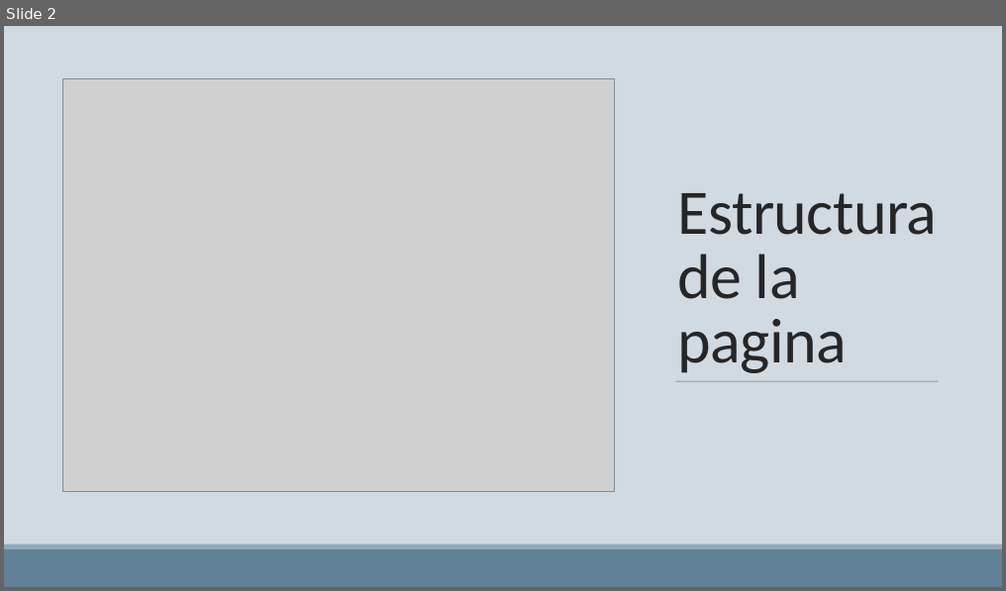
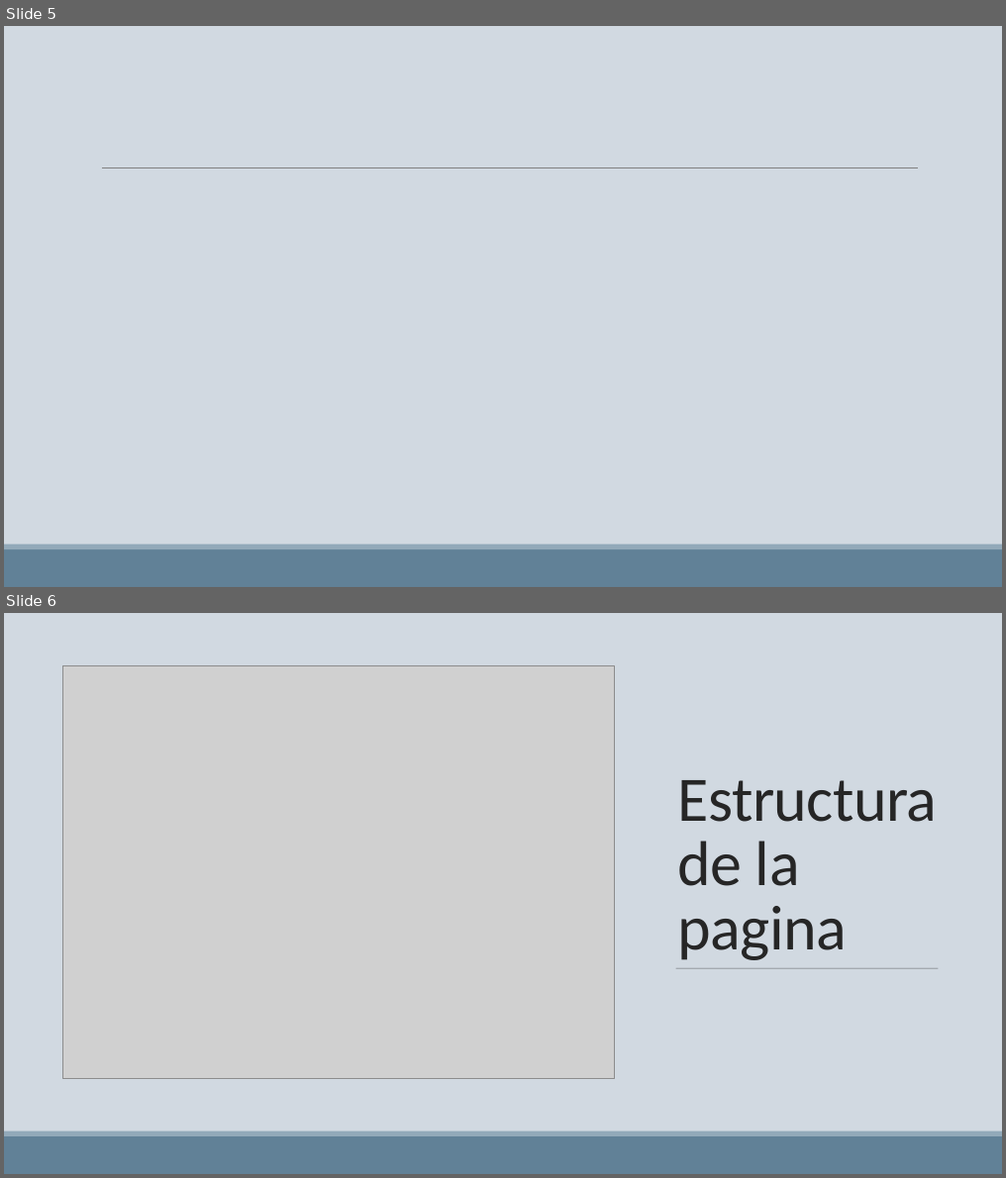
Before and after one commit to Joseman16/CursoJavascriptUnedol, a slide deck: Clase 2/CURSO DE DESARROLLO WEB 2.pptx. Shown one above the other, each under a label of ours: slide 2 before the commit, slides 5 and 6 after it. The pictures are 1006x591 and 1006x1178 pixels, drawn with LibreOffice and Linux fonts; fonts in the diff are those of the drawing; grey boxes stand for pictures. Boxes give left, top, right and bottom in pixels: in the first picture for what was removed or moved away, otherwise in the second. Text is boxed around its words. In the diff, an @@ line names an element or a change of style, - is before the commit and + after.

```diff
--- a/Clase 2/CURSO DE DESARROLLO WEB 2.pptx
+++ b/Clase 2/CURSO DE DESARROLLO WEB 2.pptx
@@ slide 5 added at (4,26,1002,587), background #D1D9E1 @@
@@ line added from (102, 169) to (918, 169), #808080 0.5 pt @@
@@ rectangle added at (4,550,1002,587), fill #618197 @@
@@ rectangle added at (4,545,1002,550), fill #92A9B9 @@
@@ what was slide 2 is now slide 6 @@
```
Also in this commit, not shown: 2 slides changed, 2 other slides added, 3 other files.
